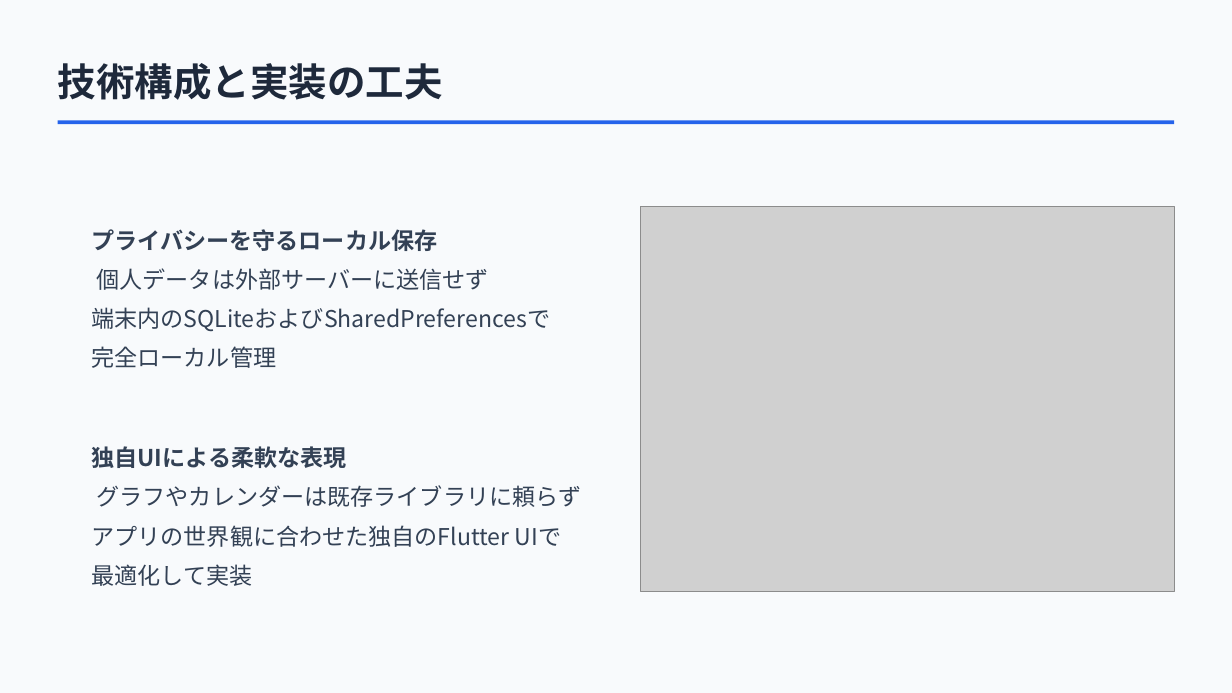
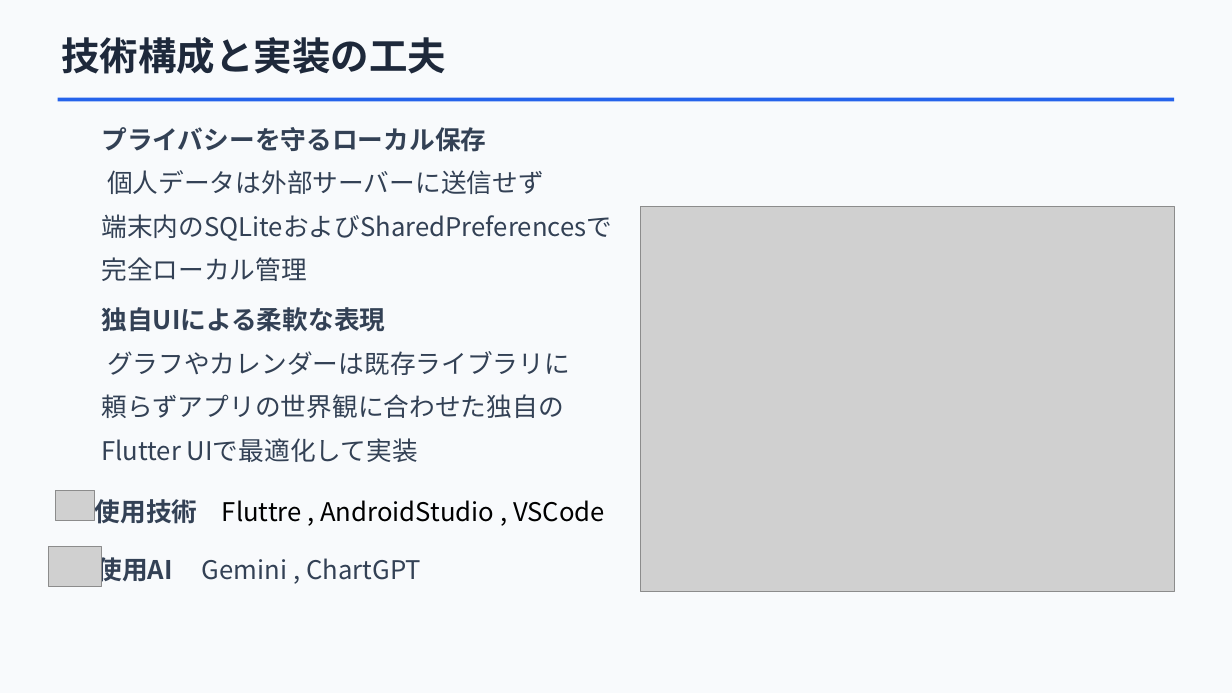
Before and after one commit to Hoshi0529/mobile-training, a slide deck: slide 10 of アルコールレコード 提案資料.pptx. Drawn at 1232x693 pixels with LibreOffice and Linux fonts; fonts in the diff are those of the drawing; grey boxes stand for pictures; background and template pictures are left out. Boxes give left, top, right and bottom in pixels: in the first picture for what was removed or moved away, otherwise in the second. Text is boxed around its words. In the diff, an @@ line names an element or a change of style, - is before the commit and + after.

```diff
--- a/アルコールレコード 提案資料.pptx
+++ b/アルコールレコード 提案資料.pptx
@@ text "技術構成と実装の工夫": place and size @@
-text "技術構成と実装の工夫" at (58,63,443,100)
+text "技術構成と実装の工夫" at (61,37,446,74)
@@ rectangle: place and size @@
-rectangle at (57,120,1174,124)
+rectangle at (57,98,1174,102)
@@ text "プライバシーを守るローカル保存 個人データは外部サーバーに送信せず": place and size @@
-text "プライバシーを守るローカル保存 個人データは外部サーバーに送信せず" at (91,229,550,368)
+text "プライバシーを守るローカル保存 個人データは外部サーバーに送信せず" at (101,127,612,281)
@@ text "プライバシーを守るローカル保存 個人データは外部サーバーに送信せず" at (101,127,612,281): size 18 to 20 pt @@
@@ text at (101,307,570,462): text changed; size 18 to 20 pt @@
-独自UIによる柔軟な表現
-グラフやカレンダーは既存ライブラリに頼らずアプリの世界観に合わせた独自のFlutter UIで
-最適化して実装
+独自UIによる柔軟な表現
+グラフやカレンダーは既存ライブラリに頼らずアプリの世界観に合わせた独自のFlutter UIで最適化して実装
@@ picture added at (55,491,95,520) @@
@@ text added at (95,499,605,524), 20 pt, text #000000 @@
+使用技術 Fluttre , AndroidStudio , VSCode
@@ picture added at (48,547,101,587) @@
@@ text added at (96,552,421,585), 20 pt, text #334155 @@
+使用AI Gemini , ChartGPT
```
Also in this commit, not shown: 11 other slides changed, 1 slide added, 1 slide removed.
